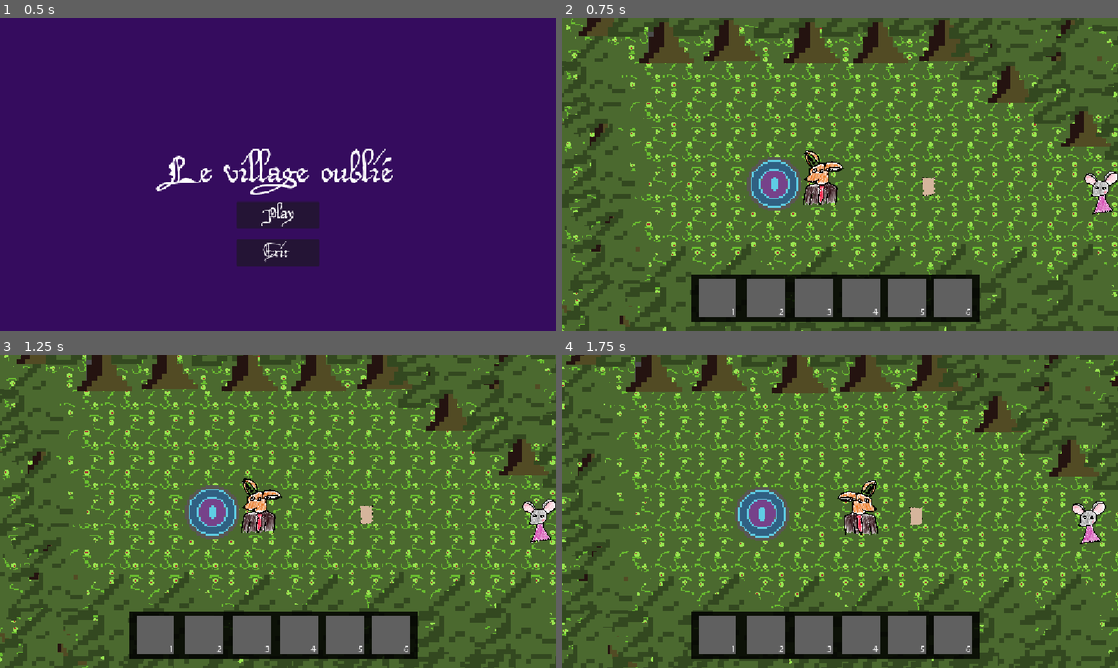
Above: before the commit, frames 1-4 (two rows, left to right).
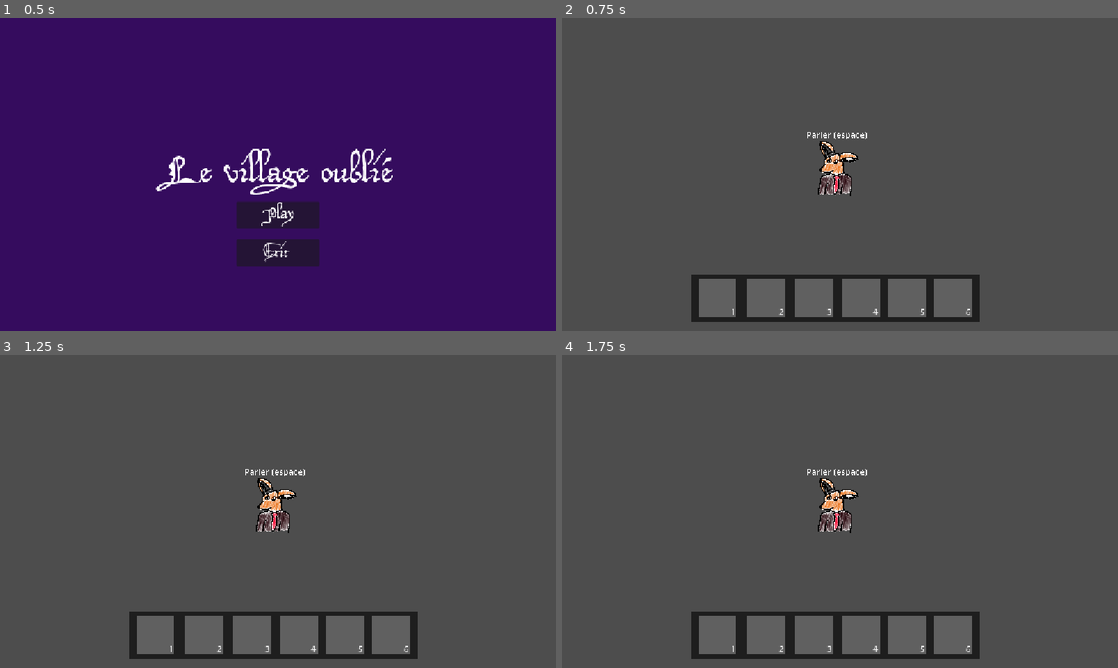
Above: after the commit, the same moments.

Repository: ygrecky/GameJam1
Game: Godot game, scene res://scenes/game_controller.tscn
Two runs of this game, one before a commit and one after it. Both use one fixed random seed, a clock stepped at 60 frames per second and the inputs below.
Inputs (mouse positions are in pixels of both pictures, inside the frame that each line leads up to):
- Up to frame 1 (0.5 s): no input
- Up to frame 2 (0.75 s): click (840, 215) at 0.5 s
- Up to frame 3 (1.25 s): no input
- Up to frame 4 (1.75 s): hold Right (right) from 1.28 s (still down); hold 1 (Slot 1) from 1.28 s (still down)

Frame 1 is identical in both runs. In frame 2, 92% of the frame differs, in the area x 0-100%, y 0-100%; in frame 3, 93%; in frame 4, 93%.
Error after the commit: Parse Error: Identifier "arbalete" not declared in the current scope. (res://scripts/player.gd:173)

Commit message:
Rush final

Diff:
--- a/scenes/Levels/Forêt.tscn
+++ b/scenes/Levels/Forêt.tscn
@@ -33,6 +33,7 @@
 rotation = 1.5707964
 scale = Vector2(7.55, 5.2)
 destination_path = "res://scenes/Levels/Place village.tscn"
+play_music_ow = true
 
 [node name="Bordure forêt4" parent="." unique_id=1035199119 instance=ExtResource("1_0tc75")]
 position = Vector2(1485, -205)
--- a/scenes/Levels/Place village.tscn
+++ b/scenes/Levels/Place village.tscn
@@ -35,6 +35,9 @@
 [ext_resource type="Texture2D" uid="uid://sec0b8n31wyc" path="res://assets/Personnages/chat.png" id="33_4ad6r"]
 [ext_resource type="PackedScene" uid="uid://bt4ld81nya6uo" path="res://bottes.tscn" id="34_8kkna"]
 [ext_resource type="PackedScene" uid="uid://c1ogsywam0741" path="res://scenes/PNJ/euzebio.tscn" id="35_1v2g5"]
+[ext_resource type="Texture2D" uid="uid://cleta8hjtlexx" path="res://assets/décor/panneau_baron.png" id="36_oalrg"]
+[ext_resource type="Texture2D" uid="uid://c6d3rok2r2iqr" path="res://assets/décor/panneau_forge.png" id="37_11ybl"]
+[ext_resource type="Texture2D" uid="uid://b0jlnnf4j21sk" path="res://assets/décor/panneau_bibliothèque.png" id="38_6vmdp"]
 
 [node name="PlaceVillage" type="Node2D" unique_id=190258638]
 
@@ -128,7 +131,7 @@
 position = Vector2(725, 101)
 
 [node name="Chemin2" parent="." unique_id=774553325 instance=ExtResource("5_kquo5")]
-position = Vector2(2875, 1215)
+position = Vector2(2873.785, 1215)
 
 [node name="Bousole" parent="." unique_id=538919682 node_paths=PackedStringArray("target1") instance=ExtResource("10_m65ih")]
 position = Vector2(3459, 577)
@@ -221,9 +224,11 @@
 position = Vector2(-27.800026, 36.800003)
 scale = Vector2(0.465, 0.465)
 destination_path = "res://scenes/Levels/maison baron.tscn"
+stop_music_ow = true
+play_music_house = true
 
 [node name="Chemin virage3" parent="." unique_id=604175554 instance=ExtResource("11_d4wbx")]
-position = Vector2(3631, 2668)
+position = Vector2(3630.685, 2668)
 rotation = 3.1415927
 scale = Vector2(11.755, 11.755)
 
@@ -322,21 +327,27 @@
 position = Vector2(1428.0001, 657)
 scale = Vector2(3.35, 3.35)
 destination_path = "res://scenes/Levels/maison forgeron.tscn"
+stop_music_ow = true
+play_music_house = true
 
 [node name="TpZone2" parent="." unique_id=1891399501 instance=ExtResource("18_dktky")]
 position = Vector2(4449, 767)
 scale = Vector2(2.55, 2.55)
 destination_path = "res://scenes/Levels/interieur_biliotheque.tscn"
+stop_music_ow = true
+play_music_house = true
 
 [node name="TpZone3" parent="." unique_id=350350663 instance=ExtResource("18_dktky")]
 position = Vector2(2641, 1022)
 scale = Vector2(4.205, 4.205)
 destination_path = "res://scenes/Levels/intérieur église.tscn"
+stop_music_ow = true
 
 [node name="TpZone4" parent="." unique_id=365409938 instance=ExtResource("18_dktky")]
 position = Vector2(2495, -3032)
 scale = Vector2(3.625, 3.625)
 destination_path = "res://scenes/Levels/intérieur cave.tscn"
+stop_music_ow = true
 
 [node name="Bordure forêt4" parent="." unique_id=963673157 instance=ExtResource("1_84da0")]
 position = Vector2(671, -4614)
@@ -463,6 +474,30 @@
 [node name="Euzebio" parent="." unique_id=1934437601 instance=ExtResource("35_1v2g5")]
 position = Vector2(2164, -541)
 scale = Vector2(0.085, 0.085)
+
+[node name="Chemin8" parent="." unique_id=1192016359 instance=ExtResource("5_kquo5")]
+position = Vector2(2858, 57)
+
+[node name="Mur10" parent="." unique_id=1581529100 instance=ExtResource("28_iboa3")]
+position = Vector2(709, 3727)
+
+[node name="Sprite2D" type="Sprite2D" parent="." unique_id=615910317]
+z_index = 2
+position = Vector2(1822.0001, 2167.0002)
+scale = Vector2(5.595, 5.595)
+texture = ExtResource("36_oalrg")
+
+[node name="Sprite2D2" type="Sprite2D" parent="." unique_id=1537421926]
+z_index = 2
+position = Vector2(1923.0001, 539.00024)
+scale = Vector2(5.595, 5.595)
+texture = ExtResource("37_11ybl")
+
+[node name="Sprite2D3" type="Sprite2D" parent="." unique_id=1262117233]
+z_index = 2
+position = Vector2(4936, 693.00024)
+scale = Vector2(5.595, 5.595)
+texture = ExtResource("38_6vmdp")
 
 [editable path="Maison"]
 [editable path="Maison2"]
--- a/scenes/Levels/interieur_biliotheque.tscn
+++ b/scenes/Levels/interieur_biliotheque.tscn
@@ -21,6 +21,8 @@
 rotation = 1.5707964
 scale = Vector2(5.415, 5.415)
 destination_path = "res://scenes/Levels/Place village.tscn"
+play_music_ow = true
+stop_music_house = true
 
 [node name="Sprite2D" type="Sprite2D" parent="." unique_id=1231976449]
 position = Vector2(50, 63)
@@ -66,7 +68,7 @@
 [node name="Biblio4" parent="." unique_id=1040922899 instance=ExtResource("5_6p2r5")]
 position = Vector2(1512.0005, -411)
 scale = Vector2(3.475, 3.475)
-texte = Array[String](["Grimoire d'invocation", "Un grimoire sur l'invocation de héros en cas d'urgence", "Une page est déchirée", "Le livre a pour étiquette \"Ne pas empru …(91 unchanged characters)…
+texte = Array[String](["Grimoire d'invocation", "Un grimoire sur l'invocation de héros en cas d'urgence", "Une page est déchirée", "Il y a une section raturée, où vous pouvez lire \"Comment briser la boucle\"", "Le livre a pour étiquette \"Ne pas empru …(91 unchanged characters)…
 donner_livre = true
 
 [node name="biblioth" parent="." unique_id=281381040 instance=ExtResource("6_6p2r5")]
--- a/scenes/Levels/intérieur cave.tscn
+++ b/scenes/Levels/intérieur cave.tscn
@@ -45,6 +45,7 @@
 rotation = 1.5707964
 scale = Vector2(5.415, 5.415)
 destination_path = "res://scenes/Levels/Place village.tscn"
+play_music_ow = true
 
 [node name="Sprite2D" type="Sprite2D" parent="." unique_id=1231976449]
 position = Vector2(27, 27)
--- a/scenes/Levels/intérieur église.tscn
+++ b/scenes/Levels/intérieur église.tscn
@@ -52,6 +52,7 @@
 rotation = 1.5707964
 scale = Vector2(5.415, 5.415)
 destination_path = "res://scenes/Levels/Place village.tscn"
+play_music_ow = true
 
 [node name="Sprite2D" type="Sprite2D" parent="." unique_id=1231976449]
 position = Vector2(-7, 1)
--- a/scenes/Levels/maison baron.tscn
+++ b/scenes/Levels/maison baron.tscn
@@ -39,6 +39,8 @@
 rotation = 1.5707964
 scale = Vector2(5.415, 5.415)
 destination_path = "res://scenes/Levels/Place village.tscn"
+play_music_ow = true
+stop_music_house = true
 
 [node name="Sprite2D" type="Sprite2D" parent="." unique_id=1231976449]
 position = Vector2(-19, 21)
--- a/scenes/Levels/maison forgeron.tscn
+++ b/scenes/Levels/maison forgeron.tscn
@@ -39,6 +39,8 @@
 rotation = 1.5707964
 scale = Vector2(5.415, 5.415)
 destination_path = "res://scenes/Levels/Place village.tscn"
+play_music_ow = true
+stop_music_house = true
 
 [node name="Sprite2D" type="Sprite2D" parent="." unique_id=1231976449]
 position = Vector2(6, -4)
--- a/scenes/PNJ/baronne2.gd
+++ b/scenes/PNJ/baronne2.gd
@@ -16,10 +16,12 @@
 
 func talk_to():
 	Global.speaker = "baronne"
-
-	dialogue = [["Ces blocs de métal très anciens ont d'étrange propriétes :"],
-	["Quand j'oriente l'aimant vers eux, je ressens une force énorme qui s'applique"],
-	["La force est si puissante qu'elle me permet de traverser ce gouffre, regardez donc !"]]
+	if(not(traversé)):
+		dialogue = [["Ces blocs de métal très anciens ont d'étrange propriétes :"],
+		["Quand j'oriente l'aimant vers eux, je ressens une force énorme qui s'applique"],
+		["La force est si puissante qu'elle me permet de traverser ce gouffre, regardez donc !"]]
+	else:
+		dialogue = [["Tu as vu ce pouvoir immense ? Fait en bon usage, Héros"]]
 
 	var bdd = text_box.instantiate()
 	bdd.speakerPnj = self
--- a/scenes/PNJ/souris_cachée2.gd
+++ b/scenes/PNJ/souris_cachée2.gd
@@ -33,7 +33,8 @@
 	disparait()
 	pnj_name = "Petite fille"
 	dialogue = [["Bravo tu m'as attrapée à nouveau hihi !"],
-	["Voici mon trésor !"]]
+	["Voici mon trésor ! Une magnifique technologie permettant de propager du feu !!"],
+	["J'espère que ce cadeau te plait :)"]]
 
 # Called every frame. 'delta' is the elapsed time since the previous frame.
 func _physics_process(delta: float) -> void:
--- a/scenes/flèche.tscn
+++ b/scenes/flèche.tscn
@@ -11,8 +11,9 @@
 hurt_box = NodePath("Area2D")
 
 [node name="Sprite2D" type="Sprite2D" parent="." unique_id=925283809]
-rotation = 0.48171088
-scale = Vector2(0.065, 0.065)
+position = Vector2(5, -17.000002)
+rotation = 1.9809487
+scale = Vector2(0.115, 0.115)
 texture = ExtResource("2_0ouyg")
 
 [node name="Area2D" type="Area2D" parent="." unique_id=241511895]
--- a/scenes/game_controller.tscn
+++ b/scenes/game_controller.tscn
@@ -6,8 +6,10 @@
 [ext_resource type="PackedScene" uid="uid://tmyu1glooduk" path="res://scenes/feuille_grimoire.tscn" id="4_rc0pn"]
 [ext_resource type="PackedScene" uid="uid://cnx2i1tywxq0i" path="res://scenes/menu.tscn" id="5_h843c"]
 [ext_resource type="PackedScene" uid="uid://b4wat2gbkosap" path="res://scenes/sceaux.tscn" id="6_e85df"]
-[ext_resource type="AudioStream" uid="uid://3npousnyfm2o" path="res://assets/sons/Impact de balle de Rémi.mp3" id="7_burlk"]
+[ext_resource type="AudioStream" uid="uid://ykeeoyelyav7" path="res://assets/sons/Impact de balle de Rémi.wav" id="7_qtg6w"]
+[ext_resource type="AudioStream" uid="uid://c3aieflnwhic0" path="res://assets/sons/tic tac.wav" id="8_d6ul8"]
 [ext_resource type="PackedScene" uid="uid://c7r6vi002c7t2" path="res://scenes/fin_du_jeu.tscn" id="8_h0hye"]
+[ext_resource type="AudioStream" uid="uid://d34lfo1kwihsc" path="res://assets/sons/theme1 (2).wav" id="8_qtg6w"]
 
 [node name="Game Controller" type="Node" unique_id=1399786066 node_paths=PackedStringArray("world2D", "gui", "current_gui_scene")]
 script = ExtResource("1_vq0e2")
@@ -36,7 +38,13 @@
 [node name="Sceaux" parent="." unique_id=1469191078 instance=ExtResource("6_e85df")]
 
 [node name="AudioStreamPlayer2D" type="AudioStreamPlayer2D" parent="." unique_id=1615356023]
-stream = ExtResource("7_burlk")
+stream = ExtResource("7_qtg6w")
+
+[node name="Musique" type="AudioStreamPlayer2D" parent="." unique_id=636158507]
+stream = ExtResource("8_qtg6w")
+
+[node name="AudioTic" type="AudioStreamPlayer2D" parent="." unique_id=1368337407]
+stream = ExtResource("8_d6ul8")
 
 [node name="Fin_du_jeu" parent="." unique_id=614941436 instance=ExtResource("8_h0hye")]
 visible = false
--- a/scenes/player.tscn
+++ b/scenes/player.tscn
@@ -3,6 +3,8 @@
 [ext_resource type="Script" uid="uid://bg03lrcrtwok2" path="res://scripts/player.gd" id="1_3vyb7"]
 [ext_resource type="Texture2D" uid="uid://bmaukylsqcpdt" path="res://assets/Personnages/renard transparent.png" id="2_qhqgy"]
 [ext_resource type="PackedScene" uid="uid://jl3uil1gu81r" path="res://scenes/camera.tscn" id="3_qhqgy"]
+[ext_resource type="AudioStream" uid="uid://d34lfo1kwihsc" path="res://assets/sons/theme1 (2).wav" id="4_dqkch"]
+[ext_resource type="AudioStream" uid="uid://p75s03lfwcxx" path="res://assets/sons/theme2 (3).wav" id="5_qlg0r"]
 
 [sub_resource type="RectangleShape2D" id="RectangleShape2D_u081y"]
 size = Vector2(126.5, 134)
@@ -87,6 +89,12 @@
 zoom = Vector2(0.59, 0.59)
 position_smoothing_enabled = true
 
+[node name="AudioStreamPlayer2D" type="AudioStreamPlayer2D" parent="." unique_id=1795931477]
+stream = ExtResource("4_dqkch")
+
+[node name="AudioStreamPlayer2D2" type="AudioStreamPlayer2D" parent="." unique_id=271044780]
+stream = ExtResource("5_qlg0r")
+
 [connection signal="body_entered" from="short_action_zone" to="." method="_on_short_action_zone_body_entered"]
 [connection signal="body_exited" from="short_action_zone" to="." method="_on_short_action_zone_body_exited"]
 [connection signal="area_entered" from="Area2D" to="." method="_on_player_area_entered"]
--- a/scripts/feu.gd
+++ b/scripts/feu.gd
@@ -34,13 +34,13 @@
 			Global.player.isTalking = true
 			var bdd = load("res://scenes/boite_texte.tscn").instantiate()
 			bdd.dialogue = [["Au feu !! L'étranger met feu à la forêt, qu'on le banisse immédiatement !!"]]
-			bdd.ending_func = (func  end_func(): Global.restart_boucle = true)
+			bdd.ending_func = (func  end_func(): Global.game_controller.restart_boucle())
 			Global.game_controller.current_2d_scene.add_child.call_deferred(bdd)
 		if elt is Maison:
 			Global.player.isTalking = true
 			var bdd = load("res://scenes/boite_texte.tscn").instantiate()
 			bdd.dialogue = [["Au feu !! L'étranger met feu à nos maisons, qu'on le banisse immédiatement !!"]]
-			bdd.ending_func = (func  end_func(): Global.restart_boucle = true)
+			bdd.ending_func = (func  end_func(): Global.game_controller.restart_boucle())
 			Global.game_controller.current_2d_scene.add_child.call_deferred(bdd)
 	pass
 
--- a/scripts/flèche.gd
+++ b/scripts/flèche.gd
@@ -10,14 +10,16 @@
 
 # Called when the node enters the scene tree for the first time.
 func _ready() -> void:
-	if Global.player.facing_x == 1 :
-		self.rotate(90)
+	if(direction_x==1):
+		rotation=0
+	if(direction_x==-1):
+		rotation_degrees=180
+	if(direction_y==1):
+		rotation_degrees=90
+	if(direction_y==-1):
+		rotation_degrees=-90
 
-	if Global.player.facing_x == -1 :
-		self.rotate(-90)
-
-	if Global.player.facing_y == 1 :
-		self.rotate(180)
+	pass # Replace with function body.
 
 
 # Called every frame. 'delta' is the elapsed time since the previous frame.
@@ -28,12 +30,14 @@
 			print("flèche a touché")
 			print(elt)
 			if(elt is Pnj and elt.nom_fichier != Global.player.demon):
+				Global.game_controller.sound_effect.stream = load("res://assets/sons/Impact de balle de Rémi.wav")
 				Global.game_controller.sound_effect.play()
 				elt.dialogue = [["AAAAAAAAARG... L'étranger m'attaque, au secours..."]]
 				Global.player.isTalking = true
 				elt.talk_to_bis(func end_func() :
-					Global.restart_boucle = true)
+					Global.game_controller.restart_boucle())
 			elif(elt is Pnj and elt.nom_fichier == Global.player.demon):
+				Global.game_controller.sound_effect.stream = load("res://assets/sons/Impact de balle de Rémi.mp3")
 				Global.game_controller.sound_effect.play()
 				elt.dialogue = [["COMMENT AS TU SU ????? C'est impossible, je ne peux pas mourrir, nonnnnnnnnnnnn"]]
 				Global.player.isTalking = true
--- a/scripts/game_controller.gd
+++ b/scripts/game_controller.gd
@@ -19,9 +19,13 @@
 var camera_limits = {}
 
 var sound_effect
+var music_ow
 var fin_jeu
+var sound_effect_tic
 
-
+func restart_boucle():
+	Global.game_controller.sound_effect_tic.play()
+	Global.restart_boucle = true
 
 # Called when the node enters the scene tree for the first time.
 func _ready() -> void:
@@ -30,6 +34,8 @@
 	current_2d_scene_name = "none"
 	inventory = $Inventaire
 	fin_jeu = $Fin_du_jeu
+	sound_effect_tic = $AudioTic
+	music_ow = $Musique
 
 	camera_limits["res://scenes/Levels/Forêt.tscn"] = [-910,-1043,1350,993]
 	camera_limits["res://scenes/Levels/Place village.tscn"] = [-100,-4800,5000,3400]
@@ -63,6 +69,8 @@
 
 func restart_loop():
 	Global.time = Time.get_ticks_msec() * 1000
+	Global.player.music_ow.stop()
+	Global.player.music_house.stop()
 	current_2d_scene_name="none"
 	for scene in scenes.keys():
 		print(scene)
--- a/scripts/inventory_slot_5.gd
+++ b/scripts/inventory_slot_5.gd
@@ -11,6 +11,7 @@
 
 		Global.player.actions_pressed[4] = Input.is_action_pressed("Slot 5")
 
+
 func add_objet():
 	objet_is_unlocked = true
 	$objet_texture.texture = load("res://assets/Objets/grimoire.png")
--- a/scripts/player.gd
+++ b/scripts/player.gd
@@ -8,6 +8,8 @@
 @export var sprite : Sprite2D
 
 @export var camera : Camera2D
+var music_ow
+var music_house
 
 var facing_x = 0
 var facing_y = -1
@@ -21,9 +23,8 @@
 
 var isTalking = false
 
-var object_unlocked = [true,true,true,false,false,true]
-var carreau = false
-var arbalete = false
+var object_unlocked = [false,false,true,false,false,true]
+var carreau = true
 var actions_pressed = [false,false,false,false,false,false]
 var soufleur_index = 0
 var aimant_index = 1
@@ -43,6 +44,8 @@
 
 
 func _ready():
+	music_ow = $AudioStreamPlayer2D
+	music_house = $AudioStreamPlayer2D2
 	Global.player = self
 	interaction_label.visible = false
 	speed = 400
@@ -130,6 +133,15 @@
 				print(elt)
 		for elt in collision_.get_overlapping_areas():
 			if(elt.get_parent() is TpZone and action_just_pressed):
+				if(elt.get_parent().play_music_ow):
+					music_ow.play()
+				if(elt.get_parent().stop_music_ow):
+					music_ow.stop()
+				if(elt.get_parent().play_music_house):
+					music_house.play()
+				if(elt.get_parent().stop_music_house):
+					music_house.stop()
+
 				Global.game_controller.change_2d_scene(elt.get_parent().destination_path,false,true)
 
 
@@ -178,6 +190,7 @@
 			print("test")
 			for elt in short_action_zone.get_overlapping_bodies():
 				if elt is Pnj:
+					Global.showSceau = true
 					var bdd = load("res://scenes/boite_texte.tscn").instantiate()
 					bdd.dialogue = [["Voici le seau de cet habitant"]]
 					Global.speaker = elt.pnj_name
@@ -195,10 +208,13 @@
 						Global.speaker = "prêtre"
 					if(elt.pnj_name=="Paysan" or elt.pnj_name=="Paysane"):
 						Global.speaker = "paysan"
+					if(elt.pnj_name=="Bibliothécaire "):
+						bdd.dialogue = [["Ce villageois n'as pas de sceau"]]
+						Global.showSceau = false
 
 
 					Global.game_controller.current_2d_scene.add_child.call_deferred(bdd)
-					Global.showSceau = true
+
 
 	if(index==6):
 		Global.game_controller.restart_loop()
--- a/scripts/tp_zone.gd
+++ b/scripts/tp_zone.gd
@@ -1,6 +1,11 @@
 extends Node2D
 class_name TpZone
 @export var destination_path : String
+@export var play_music_ow : bool
+@export var stop_music_ow : bool
+
+@export var play_music_house : bool
+@export var stop_music_house : bool
 
 
 # Called when the node enters the scene tree for the first time.
Not shown, removed: assets/sons/Impact de balle de Rémi.mp3.import
Not shown, added: assets/sons/Impact de balle de Rémi.wav.import
Not shown, added: assets/sons/theme1 (2).wav.import
Not shown, added: assets/sons/theme2 (3).wav.import
Not shown, added: assets/sons/tic tac.wav.import
Not shown, removed: assets/sons/Impact de balle de Rémi.mp3
Not shown, added: assets/sons/Impact de balle de Rémi.wav
Not shown, added: assets/sons/theme1 (2).wav
Not shown, added: assets/sons/theme2 (3).wav
Not shown, added: assets/sons/tic tac.wav
